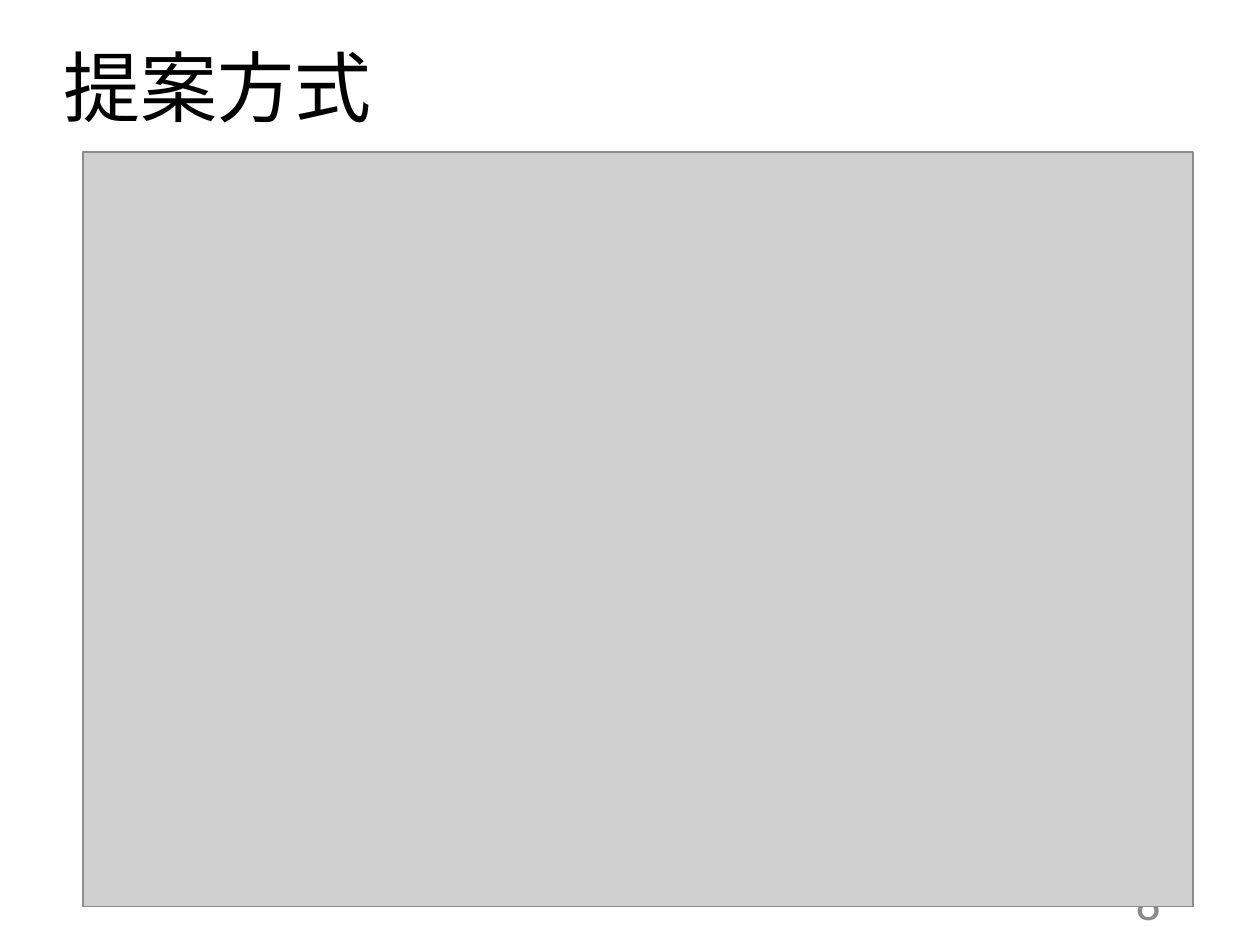
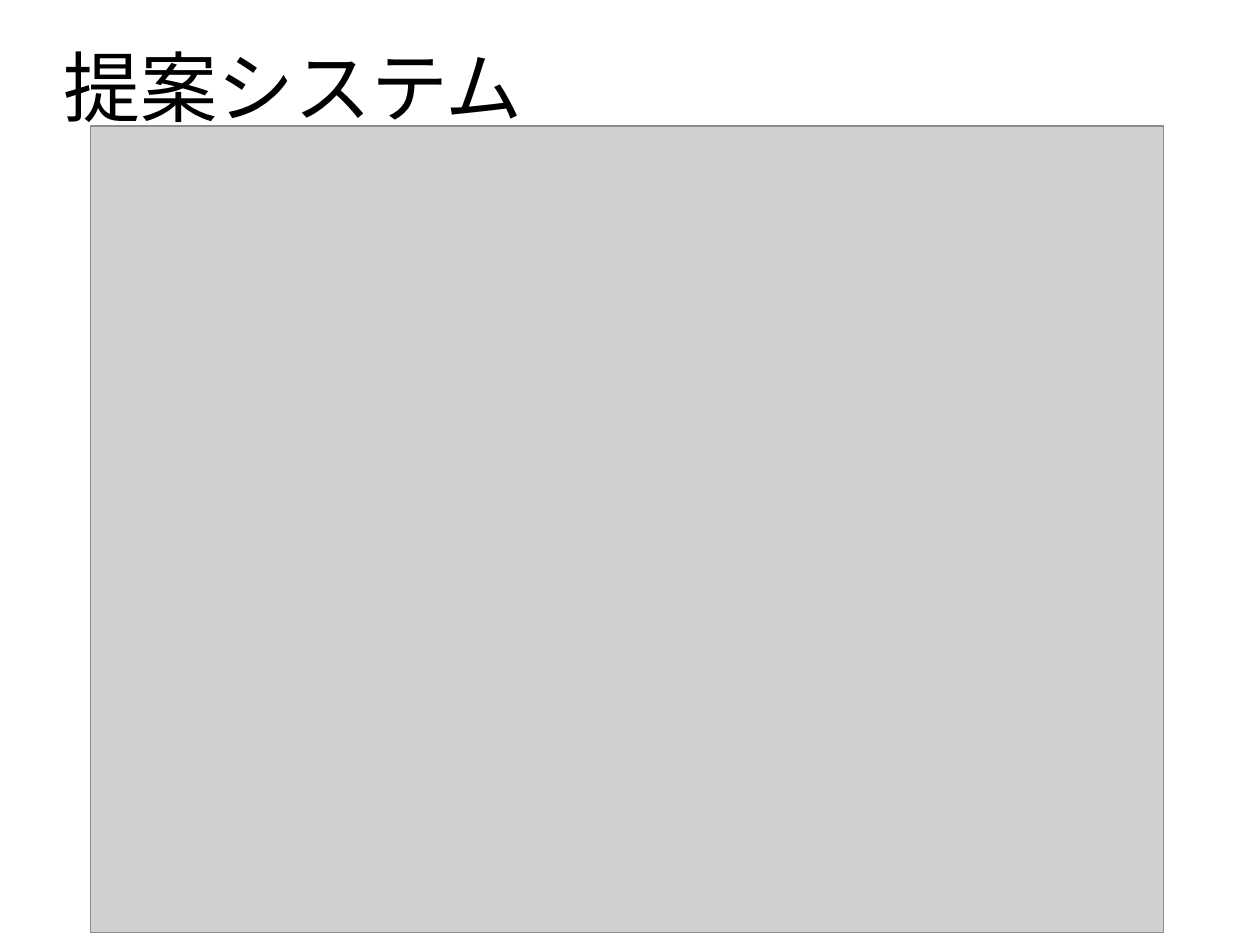
Before and after one commit to kait-takanolab/1821086_matsuo_thesis, a slide deck: slide 6 of 発表用/1821086_卒業研究発表会.pptx (slide 8 before the commit). Drawn at 1260x945 pixels with LibreOffice and Linux fonts; fonts in the diff are those of the drawing; grey boxes stand for pictures. Boxes give left, top, right and bottom in pixels: in the first picture for what was removed or moved away, otherwise in the second. Text is boxed around its words. In the diff, an @@ line names an element or a change of style, - is before the commit and + after.

```diff
--- a/発表用/1821086_卒業研究発表会.pptx
+++ b/発表用/1821086_卒業研究発表会.pptx
@@ title at box(63, 51, 523, 135): text changed @@
-提案方式
+提案システム
@@ picture: place and size @@
-picture at box(83, 152, 1193, 907)
+picture at box(91, 126, 1163, 932)
@@ page number at box(1136, 874, 1161, 934): text changed @@
-8
+6
```
Also in this commit, not shown: 10 other slides changed, 2 slides removed, 3 other files.
